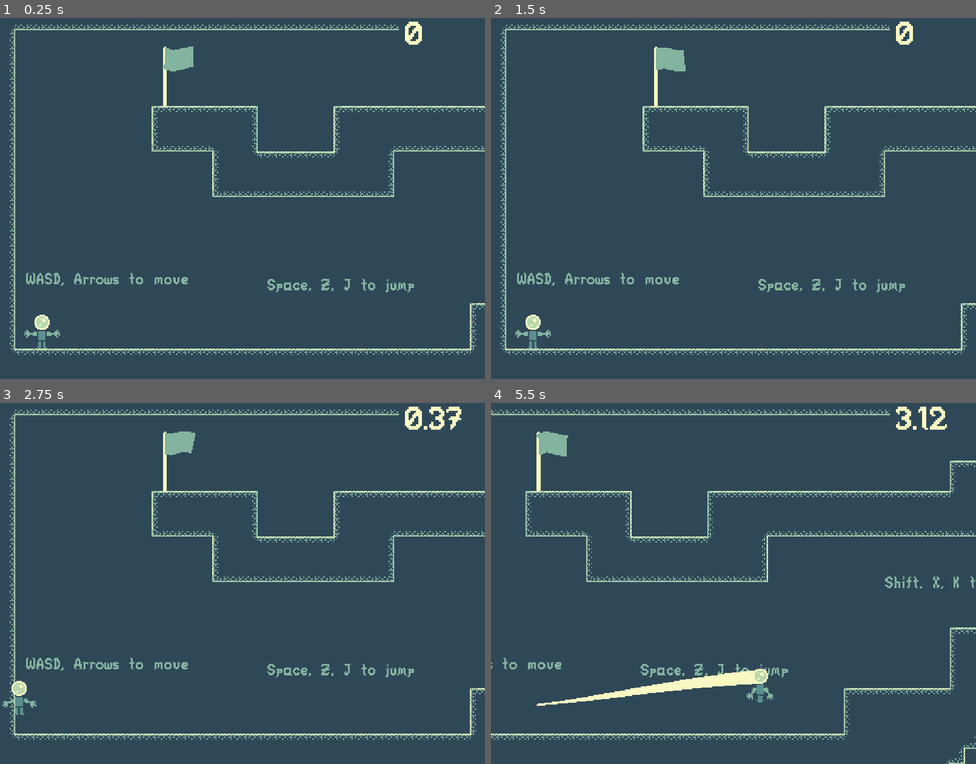
Above: before the commit, frames 1-4 (two rows, left to right).
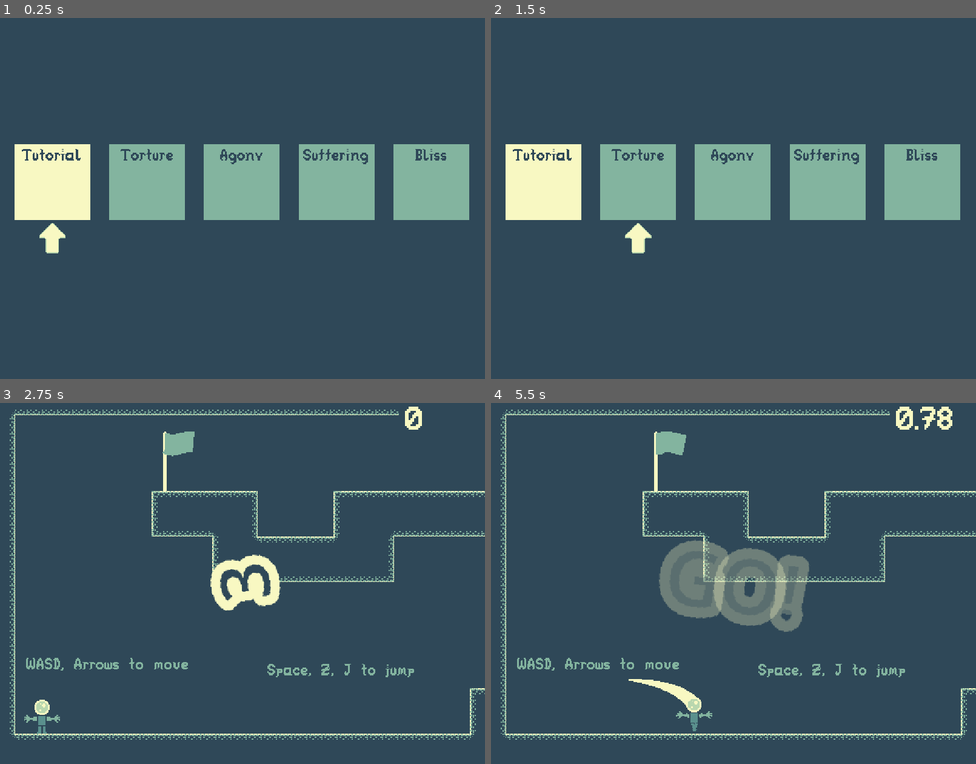
Above: after the commit, the same moments.

Repository: Kaselord/speedrunning_game
Game: Godot game, scene res://scenes/menu.tscn
Two runs of this game, one before a commit and one after it. Both use one fixed random seed, a clock stepped at 60 frames per second and the inputs below. Before the commit the project starts from res://scenes/levels/000.tscn.
Inputs:
- Up to frame 1 (0.25 s): no input
- Up to frame 2 (1.5 s): hold D (right) from 0.53 s (still down); tap Shift (dash) at 0.6 s; tap Space (jump) at 0.77, 0.8, 1.07, 1.35 s
- Up to frame 3 (2.75 s): tap Space (jump) at 1.52, 1.82, 2.3 s; tap Shift (dash) at 1.55, 2.1 s; release D (right) at 2.03 s; hold A (left) from 2.03 s (still down)
- Up to frame 4 (5.5 s): release A (left) at 2.78 s; hold D (right) 2.78-4.28 s; tap Shift (dash) at 2.85, 4.35, 5.1 s; tap Space (jump) at 3.02, 3.32, 3.6, 3.77, 4.07, 4.52, 4.82, 5.3 s; hold A (left) 4.28-5.03 s; hold D (right) from 5.03 s (still down)

The runs differ from the first frame. In frame 1, 20% of the frame differs, in the area x 2-100%, y 1-94%; in frame 2, 20%; in frame 3, 2.1%; in frame 4, 13%.

Commit message:
sound and menu

Diff:
--- a/project.godot
+++ b/project.godot
@@ -11,7 +11,7 @@
 [application]
 
 config/name="speedrunning_game"
-run/main_scene="res://scenes/levels/000.tscn"
+run/main_scene="res://scenes/menu.tscn"
 config/features=PackedStringArray("4.2", "GL Compatibility")
 config/icon="res://icon.svg"
 
--- a/scenes/autoloads/globals.tscn
+++ b/scenes/autoloads/globals.tscn
@@ -1,14 +1,55 @@
-[gd_scene load_steps=7 format=3 uid="uid://btdcesgatywm3"]
+[gd_scene load_steps=12 format=3 uid="uid://btdcesgatywm3"]
 
 [ext_resource type="Script" path="res://scripts/globals.gd" id="1_sf5ct"]
 [ext_resource type="FontFile" uid="uid://bkdup4giffeyl" path="res://resources/fonts/sandfont.ttf" id="2_mmwod"]
 [ext_resource type="AudioStream" uid="uid://b36bstfbfqovo" path="res://audio/sfx/three_two_one_go.mp3" id="3_k8chj"]
 [ext_resource type="AudioStream" uid="uid://cara1ph31lqoc" path="res://audio/sfx/you_win.mp3" id="4_68hwq"]
 [ext_resource type="AudioStream" uid="uid://ubmnl2s62v1y" path="res://audio/sfx/times_up.mp3" id="5_nvjsy"]
+[ext_resource type="AudioStream" uid="uid://x35ixp8s7r86" path="res://audio/music/epic_beat_layer_calm.ogg" id="6_f6cn5"]
+[ext_resource type="AudioStream" uid="uid://dstpxkkbbtn2s" path="res://audio/music/epic_beat_layer_intense.ogg" id="7_8axbt"]
 
 [sub_resource type="LabelSettings" id="LabelSettings_qrm1p"]
 font = ExtResource("2_mmwod")
 font_color = Color(0.972549, 0.972549, 0.760784, 1)
+
+[sub_resource type="LabelSettings" id="LabelSettings_cul27"]
+font_size = 80
+font_color = Color(0.184314, 0.282353, 0.345098, 1)
+outline_size = 45
+outline_color = Color(0.972549, 0.972549, 0.760784, 1)
+
+[sub_resource type="Animation" id="Animation_teh0p"]
+resource_name = "start_text"
+length = 2.5
+step = 0.01
+tracks/0/type = "method"
+tracks/0/imported = false
+tracks/0/enabled = true
+tracks/0/path = NodePath(".")
+tracks/0/interp = 1
+tracks/0/loop_wrap = true
+tracks/0/keys = {
+"times": PackedFloat32Array(0.22, 0.96, 1.58, 2.3),
+"transitions": PackedFloat32Array(1, 1, 1, 1),
+"values": [{
+"args": ["3"],
+"method": &"text_popup"
+}, {
+"args": ["2"],
+"method": &"text_popup"
+}, {
+"args": ["1"],
+"method": &"text_popup"
+}, {
+"args": ["GO!"],
+"method": &"text_popup"
+}]
+}
+
+[sub_resource type="AnimationLibrary" id="AnimationLibrary_o3w11"]
+_data = {
+"start_text": SubResource("Animation_teh0p")
+}
 
 [node name="globals" type="Node"]
 script = ExtResource("1_sf5ct")
@@ -29,6 +70,16 @@
 text = "15.00"
 label_settings = SubResource("LabelSettings_qrm1p")
 
+[node name="big_text" type="Label" parent="interface"]
+modulate = Color(1, 1, 1, 0)
+offset_right = 512.0
+offset_bottom = 384.0
+pivot_offset = Vector2(256, 192)
+text = "YOU LOSE!"
+label_settings = SubResource("LabelSettings_cul27")
+horizontal_alignment = 1
+vertical_alignment = 1
+
 [node name="start" type="AudioStreamPlayer" parent="."]
 stream = ExtResource("3_k8chj")
 
@@ -37,3 +88,15 @@
 
 [node name="lose" type="AudioStreamPlayer" parent="."]
 stream = ExtResource("5_nvjsy")
+
+[node name="anim" type="AnimationPlayer" parent="."]
+libraries = {
+"": SubResource("AnimationLibrary_o3w11")
+}
+
+[node name="music_calm" type="AudioStreamPlayer" parent="."]
+stream = ExtResource("6_f6cn5")
+
+[node name="music_intense" type="AudioStreamPlayer" parent="."]
+stream = ExtResource("7_8axbt")
+volume_db = -80.0
--- a/scenes/level_basis.tscn
+++ b/scenes/level_basis.tscn
@@ -489,6 +489,8 @@
 
 [node name="level_basis" type="Node2D"]
 script = ExtResource("1_j74ho")
+minimum_time = null
+gold_time = null
 
 [node name="tilemap" type="TileMap" parent="."]
 tile_set = SubResource("TileSet_w8jlr")
--- /dev/null
+++ b/scenes/level_button.tscn
@@ -0,0 +1,43 @@
+[gd_scene load_steps=4 format=3 uid="uid://blrdplvf8jntg"]
+
+[ext_resource type="Script" path="res://scripts/level_button.gd" id="1_fgh8b"]
+[ext_resource type="FontFile" uid="uid://bkdup4giffeyl" path="res://resources/fonts/sandfont.ttf" id="2_ilp2c"]
+
+[sub_resource type="LabelSettings" id="LabelSettings_8602v"]
+font = ExtResource("2_ilp2c")
+font_size = 8
+font_color = Color(0.184314, 0.282353, 0.345098, 1)
+
+[node name="level_button" type="Node2D"]
+script = ExtResource("1_fgh8b")
+
+[node name="ColorRect" type="ColorRect" parent="."]
+offset_left = -40.0
+offset_top = -40.0
+offset_right = 40.0
+offset_bottom = 40.0
+pivot_offset = Vector2(40, 40)
+color = Color(0.972549, 0.972549, 0.760784, 1)
+metadata/_edit_use_anchors_ = true
+
+[node name="level_name" type="Label" parent="."]
+offset_left = -40.0
+offset_top = -37.0
+offset_right = 40.0
+offset_bottom = -17.0
+pivot_offset = Vector2(40, 0)
+text = "Tutorial"
+label_settings = SubResource("LabelSettings_8602v")
+horizontal_alignment = 1
+metadata/_edit_use_anchors_ = true
+
+[node name="time" type="Label" parent="."]
+offset_left = -40.0
+offset_top = -8.0
+offset_right = 40.0
+offset_bottom = 12.0
+pivot_offset = Vector2(40, 0)
+text = "12.34"
+label_settings = SubResource("LabelSettings_8602v")
+horizontal_alignment = 1
+metadata/_edit_use_anchors_ = true
--- /dev/null
+++ b/scenes/menu.tscn
@@ -0,0 +1,43 @@
+[gd_scene load_steps=4 format=3 uid="uid://b4rd0tp0wo3yo"]
+
+[ext_resource type="Script" path="res://scripts/menu.gd" id="1_1p6st"]
+[ext_resource type="PackedScene" uid="uid://blrdplvf8jntg" path="res://scenes/level_button.tscn" id="1_8c1ox"]
+[ext_resource type="Texture2D" uid="uid://cyvaxv5a1nxsc" path="res://textures/interface/arrow.png" id="2_ebh7x"]
+
+[node name="menu" type="Node2D"]
+script = ExtResource("1_1p6st")
+
+[node name="arrow" type="Sprite2D" parent="."]
+position = Vector2(55, 235)
+texture = ExtResource("2_ebh7x")
+
+[node name="levels" type="Node2D" parent="."]
+
+[node name="level_button" parent="levels" instance=ExtResource("1_8c1ox")]
+position = Vector2(55, 176)
+to_unlock = NodePath("../level_button2")
+unlocked = true
+scene_to_load_path = "res://scenes/levels/000.tscn"
+
+[node name="level_button2" parent="levels" instance=ExtResource("1_8c1ox")]
+position = Vector2(155, 176)
+display_name = "Torture"
+level_id = "001"
+to_unlock = NodePath("../level_button3")
+
+[node name="level_button3" parent="levels" instance=ExtResource("1_8c1ox")]
+position = Vector2(255, 176)
+display_name = "Agony"
+level_id = "002"
+to_unlock = NodePath("../level_button4")
+
+[node name="level_button4" parent="levels" instance=ExtResource("1_8c1ox")]
+position = Vector2(355, 176)
+display_name = "Suffering"
+level_id = "003"
+to_unlock = NodePath("../level_button5")
+
+[node name="level_button5" parent="levels" instance=ExtResource("1_8c1ox")]
+position = Vector2(455, 176)
+display_name = "Bliss"
+level_id = "004"
--- a/scripts/globals.gd
+++ b/scripts/globals.gd
@@ -4,30 +4,65 @@
 var time_until_start : float = 0.0
 var should_be_running = false
 var min_time : float = 15.0
-var gold_time : float = 4.0
 var has_won = false
+var volume_adder : float = -10
+var records = {
+
+}
 
 
-func start_time(minimum : float, gold : float):
+func start_time(minimum : float):
 	has_won = false
 	min_time = minimum
-	gold_time = gold
 	should_be_running = true
 	time_until_start = 2.36
 	$start.play()
+	$anim.play("start_text")
 
 
 func _physics_process(delta):
+	$music_calm.volume_db = lerp($music_calm.volume_db, 0.0 + volume_adder, 0.1)
+	if get_tree().current_scene.is_in_group("level"):
+		$interface/timer_text.show()
+		$interface/ColorRect.show()
+		if time_until_start <= 0.0:
+			$music_intense.volume_db = lerp($music_intense.volume_db, 0.0 + volume_adder, 0.1)
+	else:
+		$interface/timer_text.hide()
+		$interface/ColorRect.hide()
+		$music_intense.volume_db = lerp($music_intense.volume_db, -80.0, 0.1)
 	$interface/timer_text.text = str(snapped(time, 0.01))
 	if should_be_running:
 		if time > min_time:
 			$lose.play()
+			text_popup("TIME'S UP!")
 			should_be_running = false
 		if time_until_start > 0:
+			volume_adder = -10.0
 			time_until_start -= delta
 		else:
+			volume_adder = 0.0
 			time += delta
 	else:
+		volume_adder = -10.0
 		if has_won:
 			$win.play()
+			text_popup("YOU WIN!")
 			has_won = false
+			records[get_tree().current_scene.name] = time
+
+	$interface/big_text.scale = lerp($interface/big_text.scale, Vector2(1, 1), 0.2)
+	if $interface/big_text.rotation_degrees > 5:
+		$interface/big_text.modulate.a = lerp($interface/big_text.modulate.a, 0.0, 0.1)
+	$interface/big_text.rotation_degrees = lerp($interface/big_text.rotation_degrees, 10.0, 0.1)
+
+	if !$music_calm.playing:
+		$music_calm.play(0.0)
+		$music_intense.play(0.0)
+
+
+func text_popup(text_to_display : String):
+	$interface/big_text.scale = Vector2(0, 0)
+	$interface/big_text.modulate.a = 1.0
+	$interface/big_text.rotation_degrees = -300
+	$interface/big_text.text = text_to_display
--- a/scripts/level_basis.gd
+++ b/scripts/level_basis.gd
@@ -1,8 +1,8 @@
 extends Node2D
 
 @export var minimum_time : float = 15.0
-@export var gold_time : float = 5.0
 
 
 func _ready():
-	Globals.start_time(minimum_time, gold_time)
+	add_to_group("level")
+	Globals.start_time(minimum_time)
--- /dev/null
+++ b/scripts/level_button.gd
@@ -0,0 +1,27 @@
+extends Node2D
+
+@export var display_name : String = "Tutorial"
+@export var level_id : String = "000"
+@export var gold_time : float = 4.0
+@export var to_unlock : NodePath
+@export var unlocked = false
+@export var scene_to_load_path : String
+var best_time : float = -1
+
+func _ready():
+	if Globals.records.keys().has(level_id):
+		best_time = Globals.records[level_id]
+		unlocked = true
+		if get_node_or_null(to_unlock) != null:
+			get_node(to_unlock).unlocked = true
+
+func _process(_delta):
+	if unlocked:
+		$ColorRect.color = Color("f8f8c2")
+	else:
+		$ColorRect.color = Color("83b49f")
+	$level_name.text = display_name
+	if best_time > 0:
+		$time.text = str(snapped(best_time, 0.01))
+	else:
+		$time.text = ""
--- /dev/null
+++ b/scripts/menu.gd
@@ -0,0 +1,17 @@
+extends Node2D
+
+var selection_idx : int = 0
+
+
+func _process(_delta):
+	if Input.is_action_just_pressed("left"):
+		selection_idx = clamp(selection_idx - 1, 0, 4)
+	if Input.is_action_just_pressed("right"):
+		selection_idx = clamp(selection_idx + 1, 0, 4)
+
+	var selected_level = $levels.get_child(selection_idx)
+
+	if Input.is_action_just_pressed("jump"):
+		get_tree().change_scene_to_file(selected_level.scene_to_load_path)
+
+	$arrow.position.x = lerp($arrow.position.x, 55.0 + float(selection_idx) * 100.0, 0.2)
--- a/scripts/player.gd
+++ b/scripts/player.gd
@@ -24,39 +24,40 @@
 
 
 func _process(_delta):
-	x_input = Input.get_axis("left", "right")
-	if Input.is_action_just_pressed("jump"):
-		has_done_jump_input = 7
-	if has_done_jump_input > 0 && has_been_on_floor > 0:
-		has_done_jump_input = 0
-		velocity.y = JUMP_POWER + dash_bounces * JUMP_POWER * 0.35
-		# dash jumping!
-		if lingering_dash_time > 0:
-			velocity.x = dash_dir.x * MOVE_SPEED * 10
-			x_input_control = 0.0
-			if dash_dir == Vector2(0, 1):
-				dash_bounces += 1
-				print(dash_bounces)
+	if Globals.should_be_running && Globals.time_until_start <= 0:
+		x_input = Input.get_axis("left", "right")
+		if Input.is_action_just_pressed("jump"):
+			has_done_jump_input = 7
+		if has_done_jump_input > 0 && has_been_on_floor > 0:
+			has_done_jump_input = 0
+			velocity.y = JUMP_POWER + dash_bounces * JUMP_POWER * 0.35
+			# dash jumping!
+			if lingering_dash_time > 0:
+				velocity.x = dash_dir.x * MOVE_SPEED * 10
+				x_input_control = 0.0
+				if dash_dir == Vector2(0, 1):
+					dash_bounces += 1
+					print(dash_bounces)
+				else:
+					dash_bounces = 0
 			else:
 				dash_bounces = 0
-		else:
-			dash_bounces = 0
 
-	if Input.is_action_just_released("jump") && !jump_has_been_released && velocity.y < 0:
-		jump_has_been_released = true
-		velocity.y *= 0.5
+		if Input.is_action_just_released("jump") && !jump_has_been_released && velocity.y < 0:
+			jump_has_been_released = true
+			velocity.y *= 0.5
 
-	if is_on_floor():
-		has_been_on_floor = 7
-		jump_has_been_released = false
-		can_dash = true
+		if is_on_floor():
+			has_been_on_floor = 7
+			jump_has_been_released = false
+			can_dash = true
 
-	var input_dir = Vector2(Input.get_axis("left", "right"), Input.get_axis("up", "down"))
-	if input_dir != Vector2(0, 0):
-		dash_dir = input_dir
+		var input_dir = Vector2(Input.get_axis("left", "right"), Input.get_axis("up", "down"))
+		if input_dir != Vector2(0, 0):
+			dash_dir = input_dir
 
-	if Input.is_action_just_pressed("dash") && can_dash && lingering_dash_time <= 0:
-		dash()
+		if Input.is_action_just_pressed("dash") && can_dash && lingering_dash_time <= 0:
+			dash()
 
 
 func _physics_process(delta):
Not shown, added: audio/music/epic_beat_layer_calm.ogg.import
Not shown, added: audio/music/epic_beat_layer_intense.ogg.import
Not shown, added: audio/sfx/you_are_dead.mp3.import
Binary file added: textures/interface/arrow.png
Not shown, added: textures/interface/arrow.png.import
Not shown, added: audio/music/epic_beat_layer_calm.ogg
Not shown, added: audio/music/epic_beat_layer_intense.ogg
Not shown, added: audio/sfx/you_are_dead.mp3
